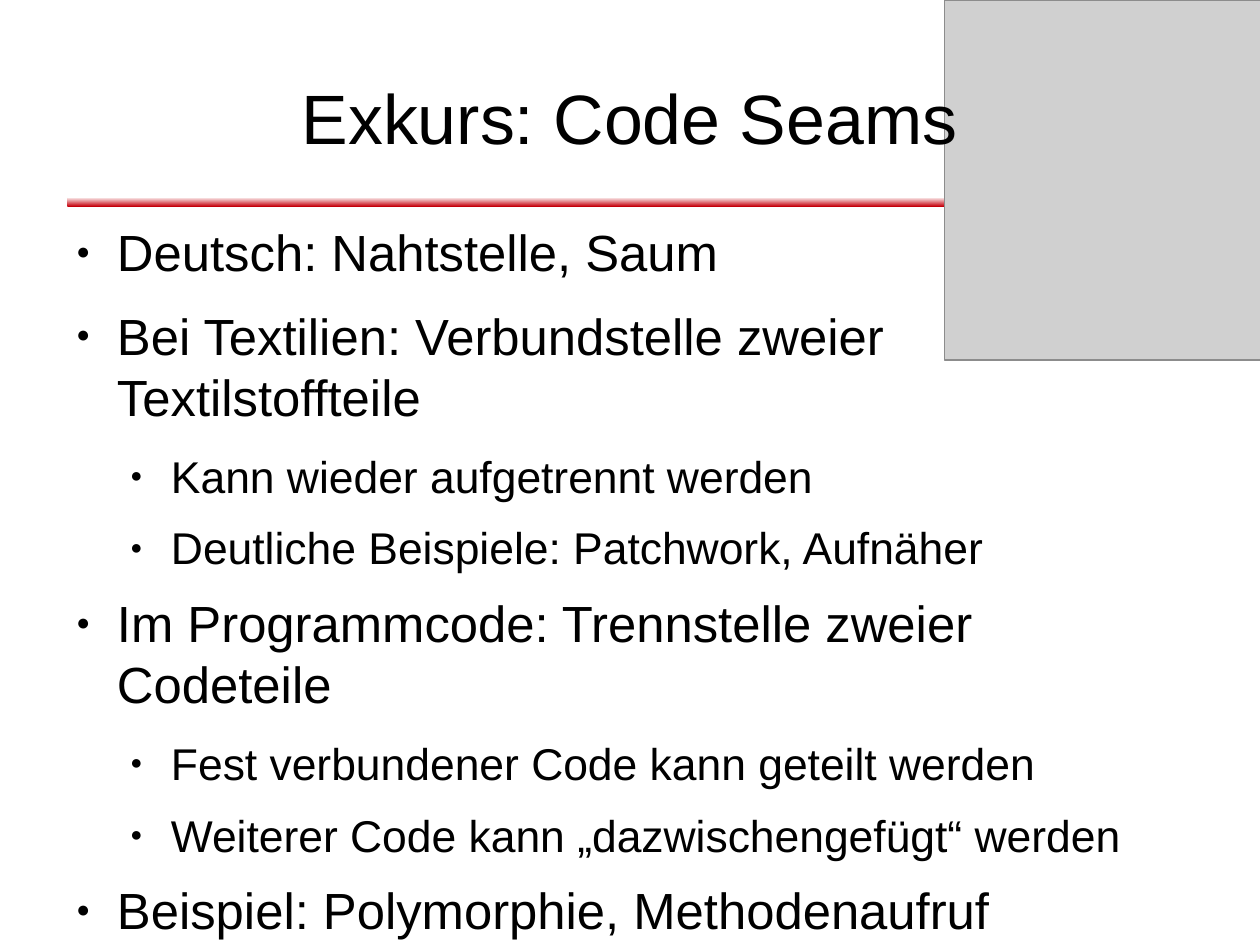
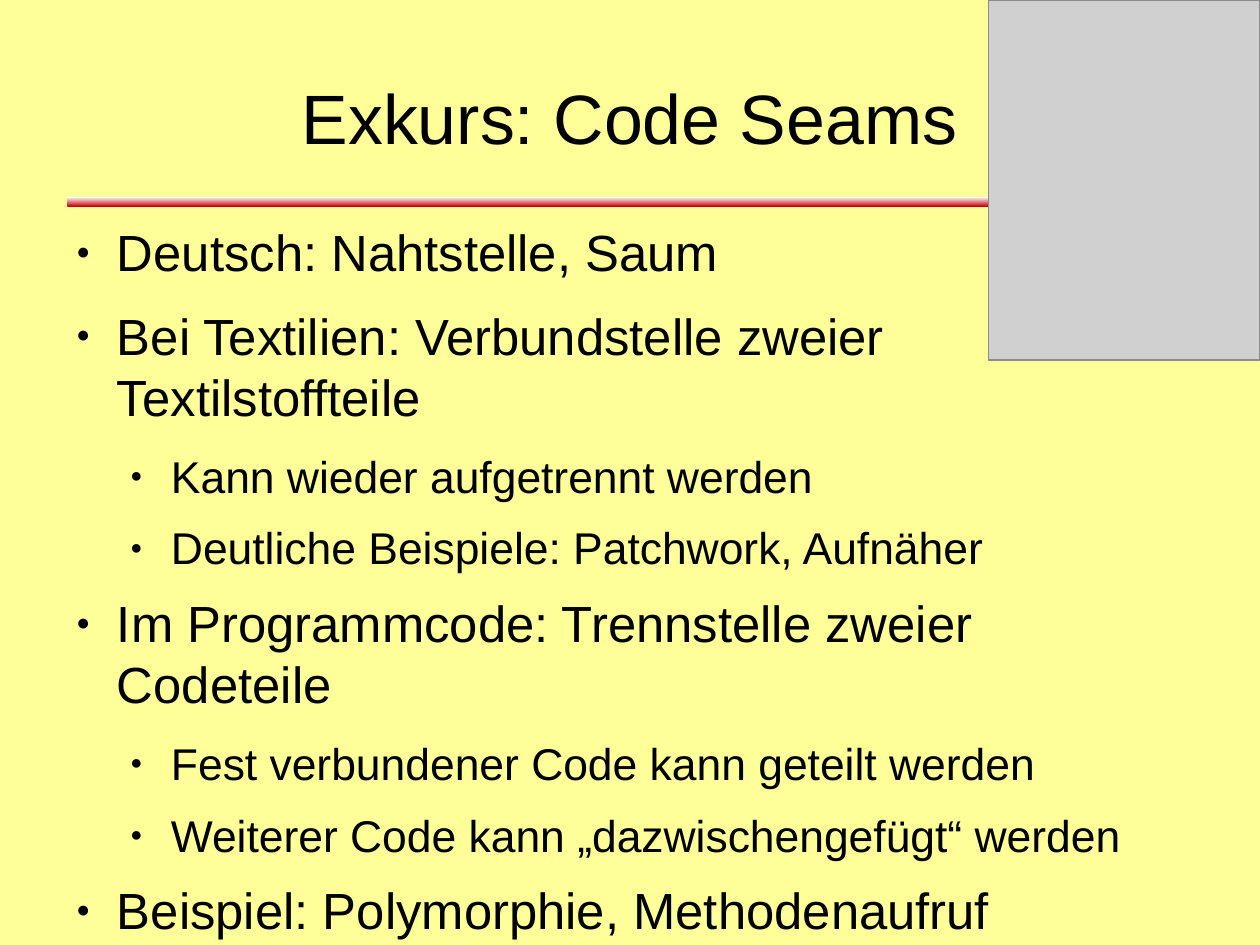
Before and after one commit to dlindner/vorlesung-se2-dhbw, a slide deck: slide 22 of added_2010/Refactoring (2010).odp (slide 21 before the commit). Drawn at 1260x945 pixels with LibreOffice and Linux fonts; fonts in the diff are those of the drawing; grey boxes stand for pictures; background and template pictures are left out. Boxes give left, top, right and bottom in pixels: in the first picture for what was removed or moved away, otherwise in the second. Text is boxed around its words. In the diff, an @@ line names an element or a change of style, - is before the commit and + after.

Commit message:
Aktueller Stand mit Exkurs- und Pausenfolien

```diff
--- a/added_2010/Refactoring (2010).odp
+++ b/added_2010/Refactoring (2010).odp
@@ background #FFFFFF to #FFFF99 @@
@@ picture resized from (x1=946, y1=0, x2=1260, y2=360) to (x1=989, y1=0, x2=1260, y2=360) @@
```
Also in this commit, not shown: 25 other slides changed, 3 slides added, 2 slides removed.
